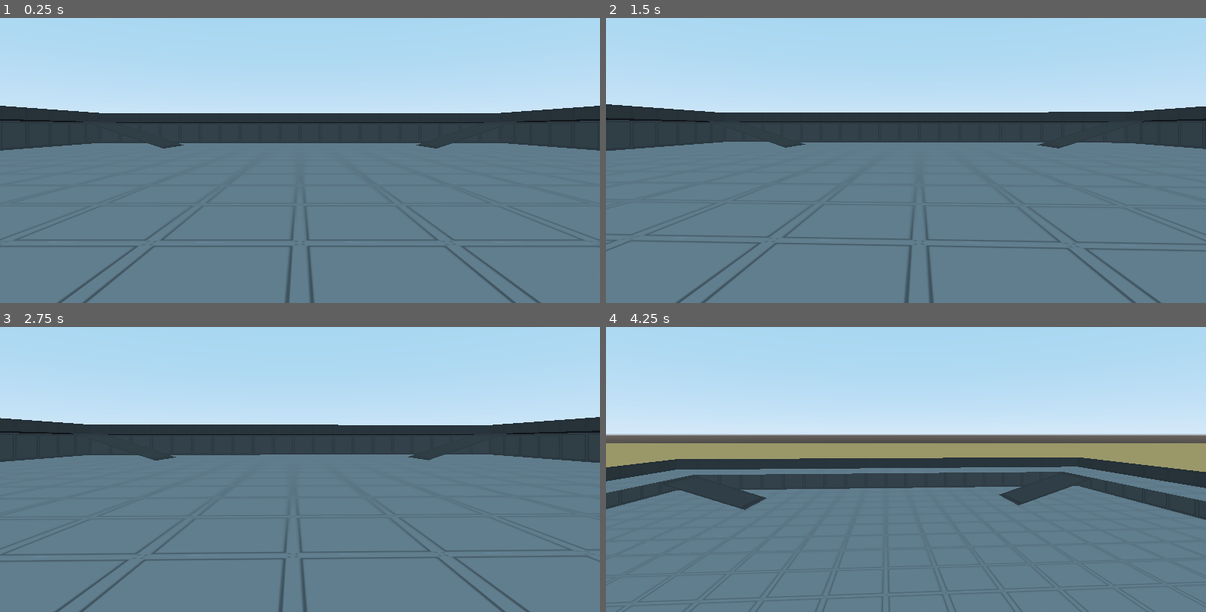
Above: before the commit, frames 1-4 (two rows, left to right).
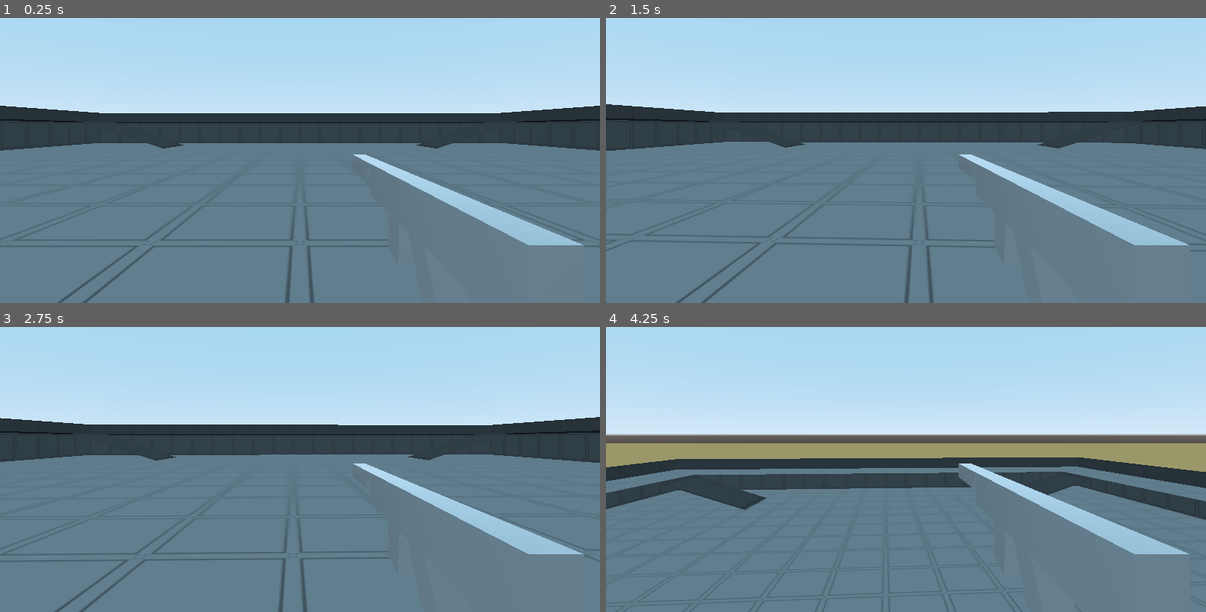
Above: after the commit, the same moments.

Repository: mswieboda/swarm
Game: Godot game, scene res://scenes/main.tscn
The game is run twice, just before and just after one commit, with the same random seed, the same clock (stepped at 60 frames per second) and the same inputs.
Inputs (mouse positions are in pixels of both pictures, inside the frame that each line leads up to):
- Up to frame 1 (0.25 s): no input
- Up to frame 2 (1.5 s): tap Enter at 0.5 s; move the mouse to (936, 126) at 0.52 s; hold Up (ui_up) from 0.53 s (still down); tap Space (ui_select) at 0.77 s; move the mouse to (876, 129) at 1.27 s
- Up to frame 3 (2.75 s): keep holding Up (ui_up); tap Space (ui_select) at 1.52 s; move the mouse to (312, 429) at 2.02 s
- Up to frame 4 (4.25 s): keep holding Up (ui_up); tap Space (ui_select) at 2.75, 3.02, 3.77 s; move the mouse to (900, 441) at 2.77 s; move the mouse to (948, 441) at 3.52 s

The runs differ from the first frame. In frame 1, 2.2% of the frame differs, in the area x 58-98%, y 47-100%; in frame 2, 2.2%; in frame 3, 2.1%; in frame 4, 2.2%.

Commit message:
crudely adds gun to player rotation

Diff:
--- a/objs/player.tscn
+++ b/objs/player.tscn
@@ -1,6 +1,7 @@
-[gd_scene load_steps=4 format=2]
+[gd_scene load_steps=5 format=2]
 
 [ext_resource path="res://objs/player.gd" type="Script" id=1]
+[ext_resource path="res://objs/protgun.tscn" type="PackedScene" id=2]
 
 [sub_resource type="CapsuleShape" id=1]
 height = 1.02217
@@ -25,6 +26,9 @@
 current = true
 fov = 90.0
 
+[node name="gun" parent="rotation" instance=ExtResource( 2 )]
+transform = Transform( -0.75, 0, -1.13247e-07, 0, 0.75, 0, 1.13247e-07, 0, -0.75, -0.38093, -0.250044, 1.19603 )
+
 [node name="feet" type="RayCast" parent="."]
 enabled = true
 cast_to = Vector3( 0, -2.2, 0 )
Not shown, changed: assets/short_wall.dae.import
